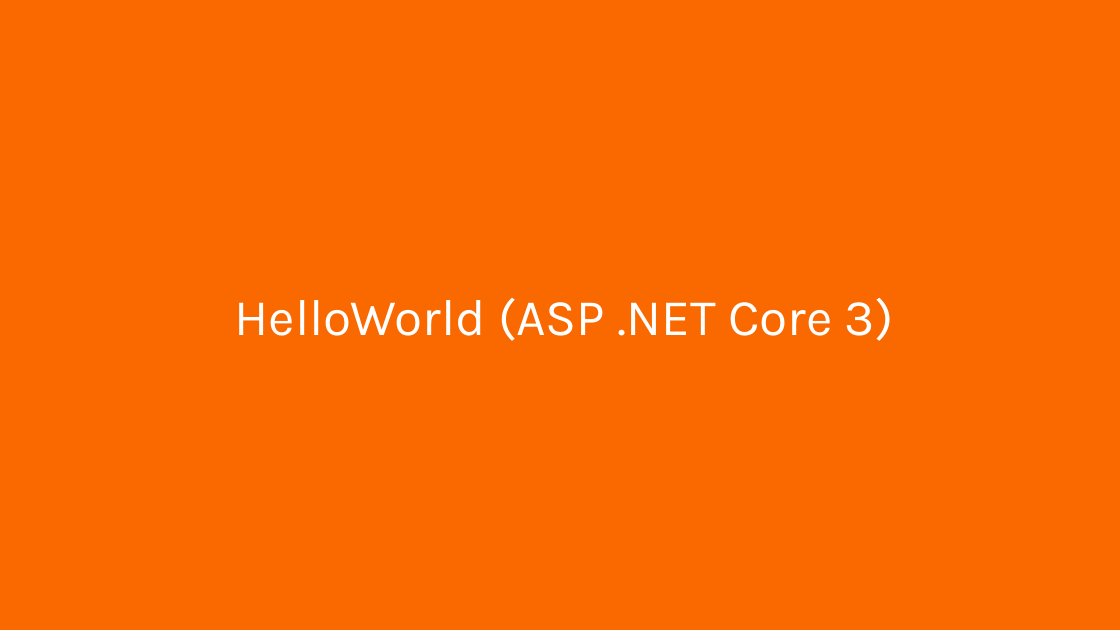
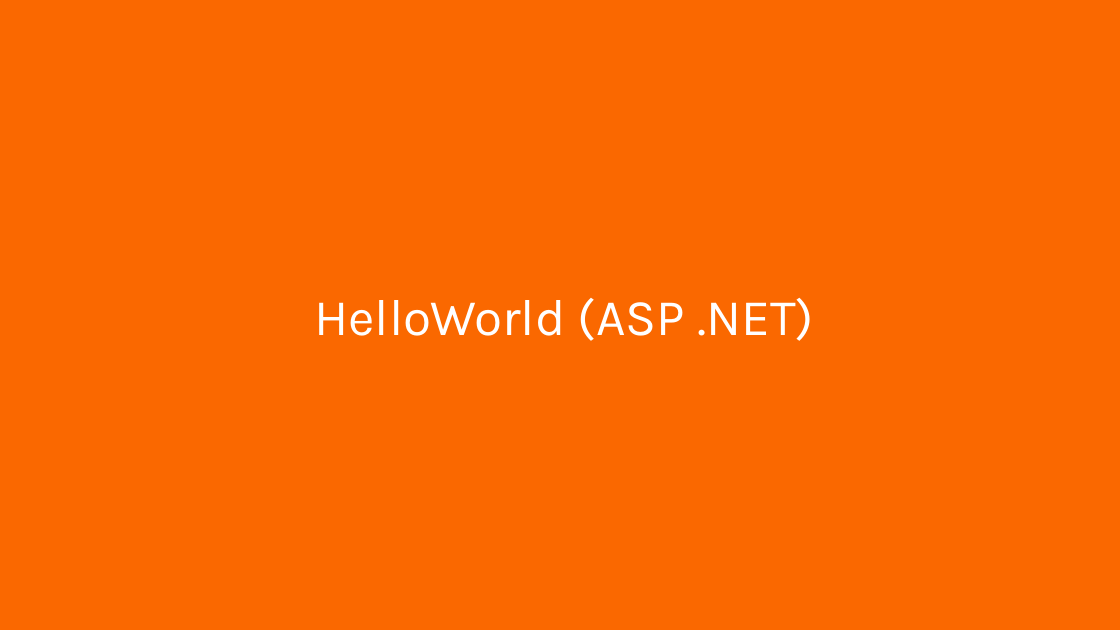
Before and after one commit to liviucotfas/ase-web-and-cloud-applications-security, a slide deck: slide 16 of Presentation ASPNET MVC Core - Part I.pptx. Drawn at 1120x630 pixels with LibreOffice and Linux fonts; fonts in the diff are those of the drawing. Boxes give left, top, right and bottom in pixels: in the first picture for what was removed or moved away, otherwise in the second. Text is boxed around its words. In the diff, an @@ line names an element or a change of style, - is before the commit and + after.

```diff
--- a/Presentation ASPNET MVC Core - Part I.pptx
+++ b/Presentation ASPNET MVC Core - Part I.pptx
@@ title at (314,298,814,341): text changed @@
-HelloWorld (ASP .NET Core 3)
+HelloWorld (ASP .NET)
```
Also in this commit, not shown: 8 other slides changed, 1 slide added, 1 slide removed.
